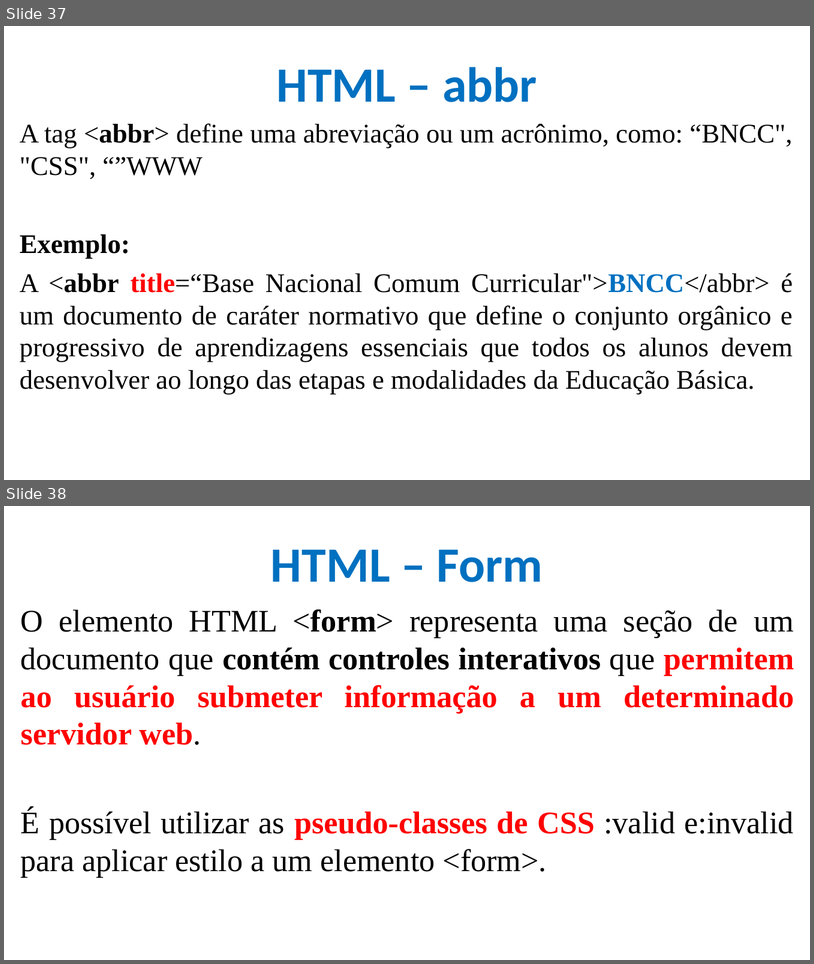
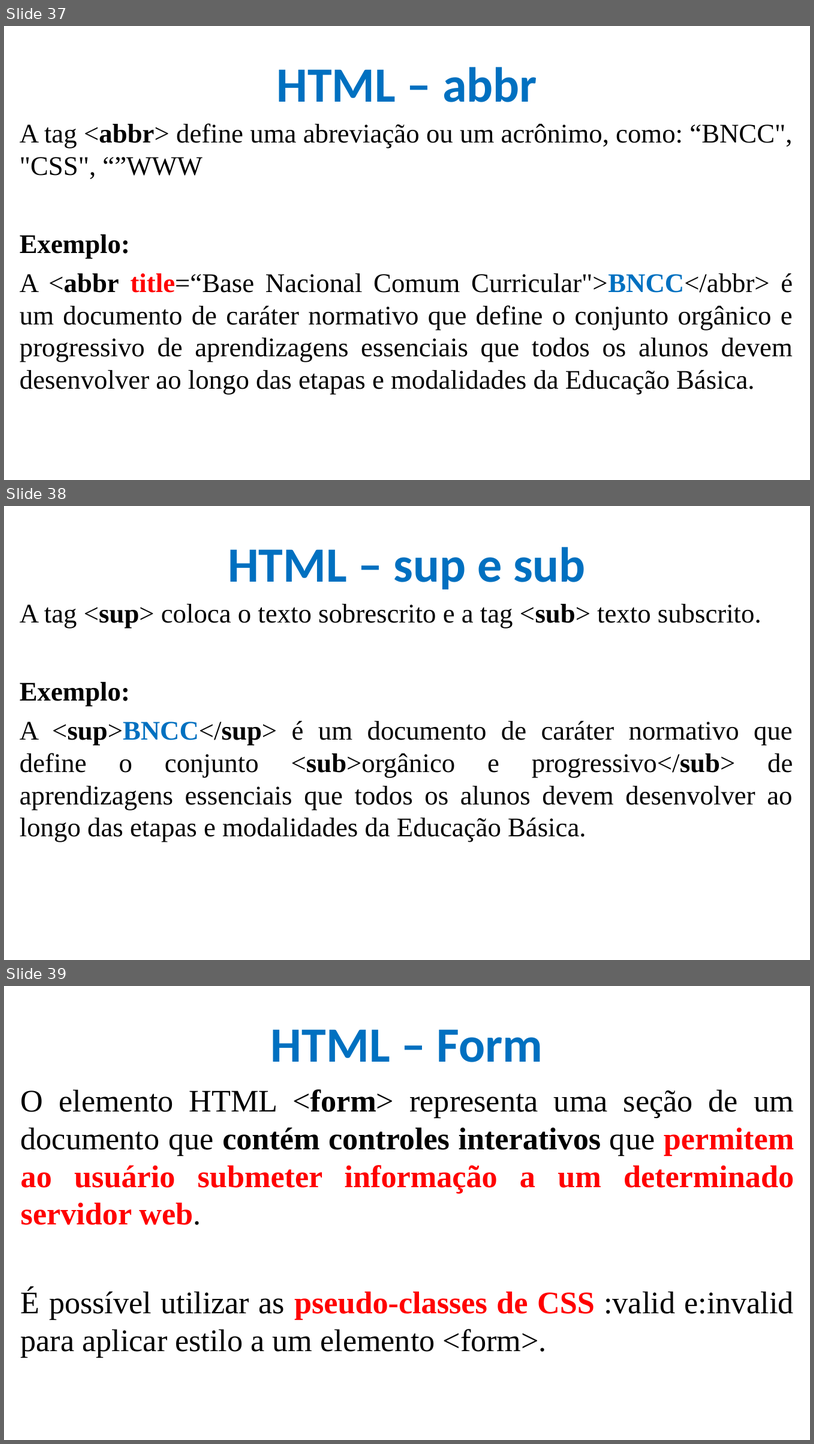
Before and after one commit to CloudEducationBrazil/WydenDesenvolvimentoWebPHP, a slide deck: 01 Classes/Aula 04 Desenvolvimento Web - HTML.pptx. Shown one above the other, each under a label of ours: slides 37 and 38 before the commit, slides 37, 38 and 39 after it. The pictures are 814x964 and 814x1444 pixels, drawn with LibreOffice and Linux fonts; fonts in the diff are those of the drawing; background and template pictures are left out. Boxes give left, top, right and bottom in pixels: in the first picture for what was removed or moved away, otherwise in the second. Text is boxed around its words. In the diff, an @@ line names an element or a change of style, - is before the commit and + after.

Commit message:
Aulas HTML - Atualização

```diff
--- a/01 Classes/Aula 04 Desenvolvimento Web - HTML.pptx
+++ b/01 Classes/Aula 04 Desenvolvimento Web - HTML.pptx
@@ slide 38 added at (x1=4, y1=506, x2=810, y2=960), background picture (left out) @@
@@ title added at (x1=228, y1=547, x2=586, y2=589), 44 pt, text #0070C0, bold @@
+HTML – sup e sub
@@ text added at (x1=20, y1=604, x2=793, y2=842), 24 pt, text #000000 @@
+A tag <sup> coloca o texto sobrescrito e a tag <sub> texto subscrito.
+Exemplo:
+A <sup>BNCC</sup> é um documento de caráter normativo que define o conjunto <sub>orgânico e progressivo</sub> de aprendizagens essenciais que todos os alunos devem desenvolver ao longo das etapas e modalidades da Educação Básica.
@@ what was slide 38 is now slide 39 @@
```
Also in this commit, not shown: 2 slides changed, 1 other file.
